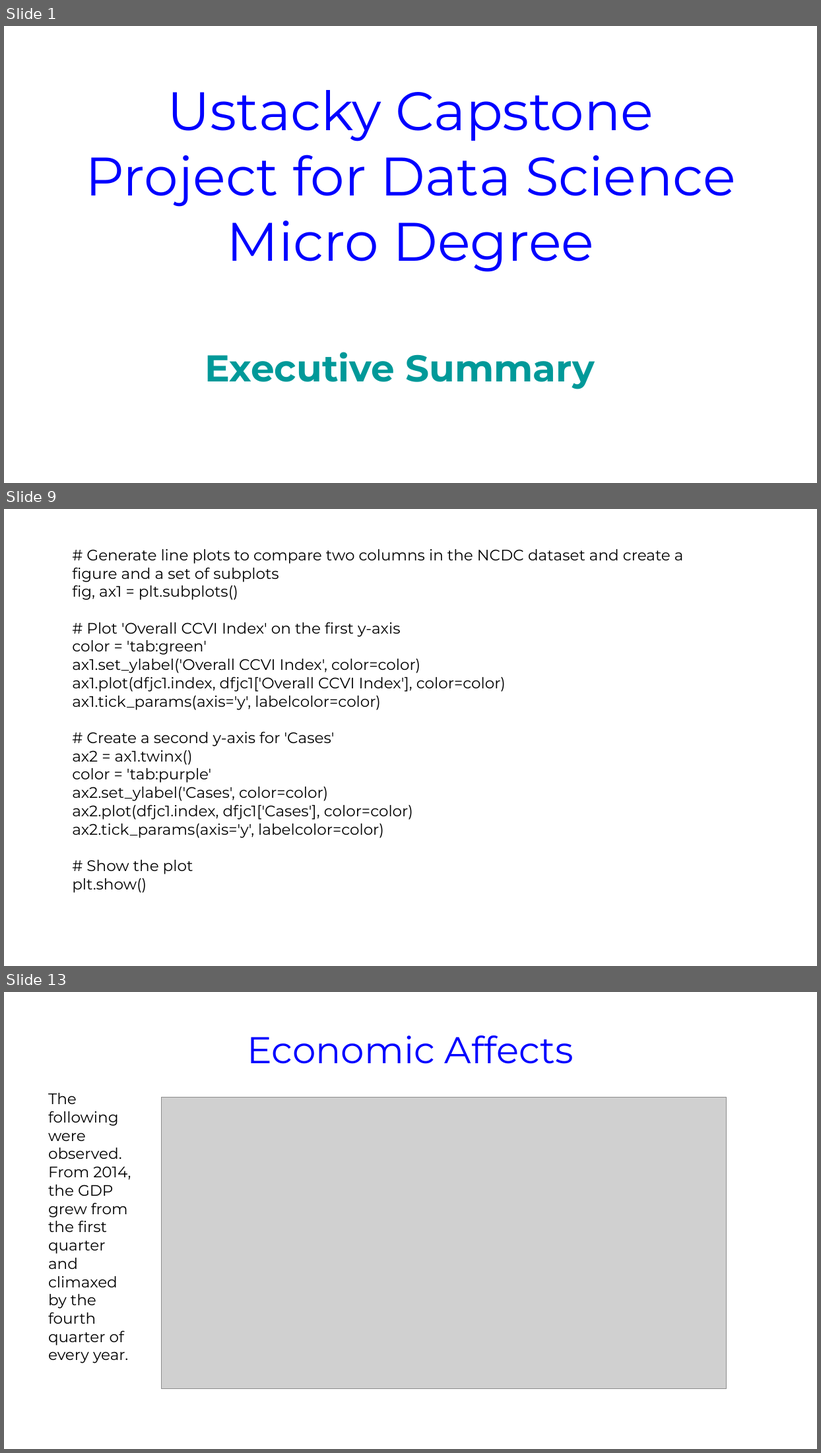
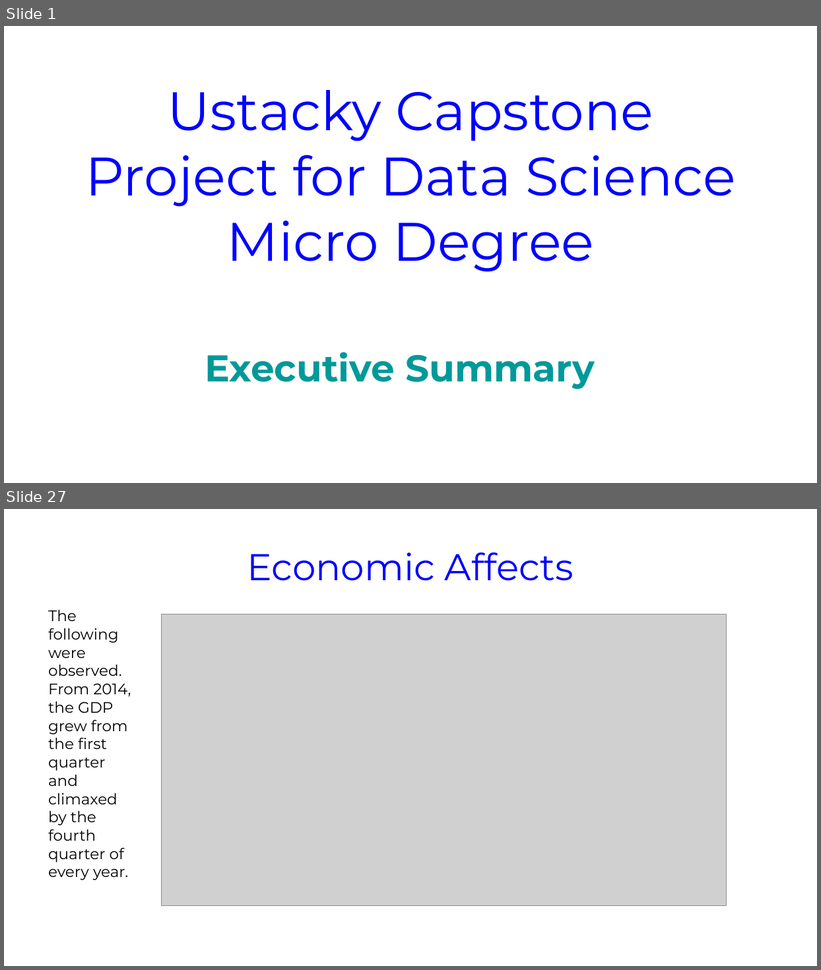
Before and after one commit to iroanya/Nigeria-COVID-19-Data-Analysis-Using-Python, a slide deck: Ustacky Capstone Project for Data Science Micro Degree.pptx. Shown one above the other, each under a label of ours: slides 1, 9 and 13 before the commit, slides 1 and 27 after it; the slides between them are not shown. The pictures are 821x1453 and 821x970 pixels, drawn with LibreOffice and Linux fonts; fonts in the diff are those of the drawing; grey boxes stand for pictures. Boxes give left, top, right and bottom in pixels: in the first picture for what was removed or moved away, otherwise in the second. Text is boxed around its words. In the diff, an @@ line names an element or a change of style, - is before the commit and + after.

```diff
--- a/Ustacky Capstone Project for Data Science Micro Degree.pptx
+++ b/Ustacky Capstone Project for Data Science Micro Degree.pptx
@@ slide 9 removed at <box>4,509,817,966</box>, background #FFFFFF @@
@@ text removed at <box>72,549,684,893</box> @@
-# Generate line plots to compare two columns in the NCDC dataset and create a figure and a set of subplots
-fig, ax1 = plt.subplots()
-# Plot 'Overall CCVI Index' on the first y-axis
-color = 'tab:green'
-ax1.set_ylabel('Overall CCVI Index', color=color)
-ax1.plot(dfjc1.index, dfjc1['Overall CCVI Index'], color=color)
-ax1.tick_params(axis='y', labelcolor=color)
-# Create a second y-axis for 'Cases'
-ax2 = ax1.twinx()
-color = 'tab:purple'
-ax2.set_ylabel('Cases', color=color)
-ax2.plot(dfjc1.index, dfjc1['Cases'], color=color)
-ax2.tick_params(axis='y', labelcolor=color)
-# Show the plot
-plt.show()
@@ what was slide 13 is now slide 27 @@
```
Also in this commit, not shown: 11 slides changed, 18 slides added.
